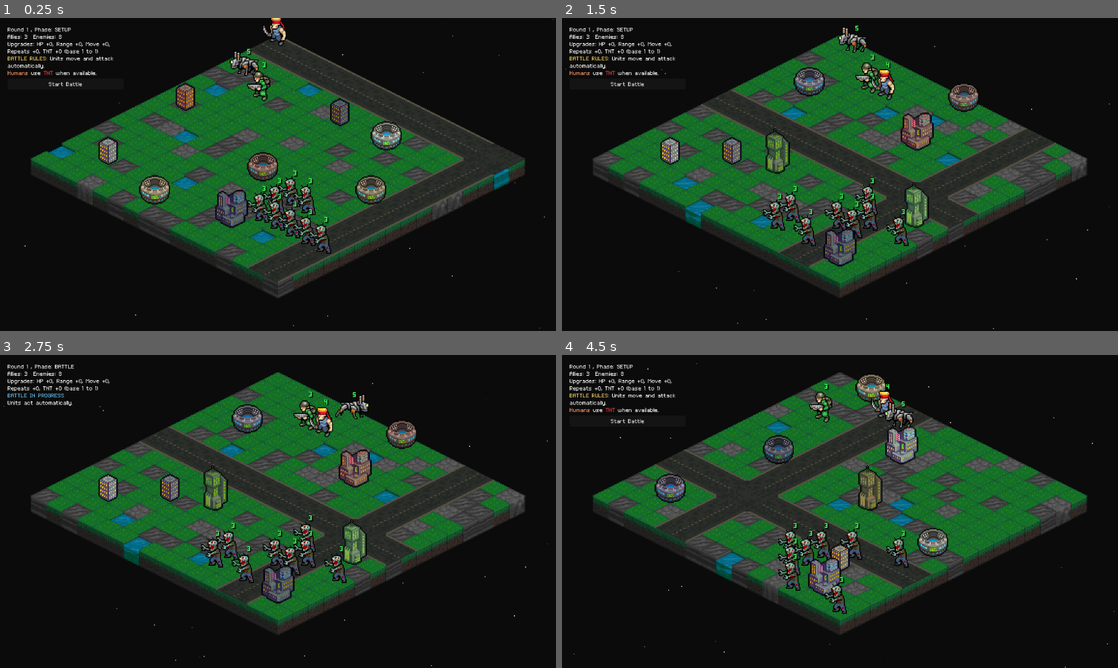
Above: before the commit, frames 1-4 (two rows, left to right).
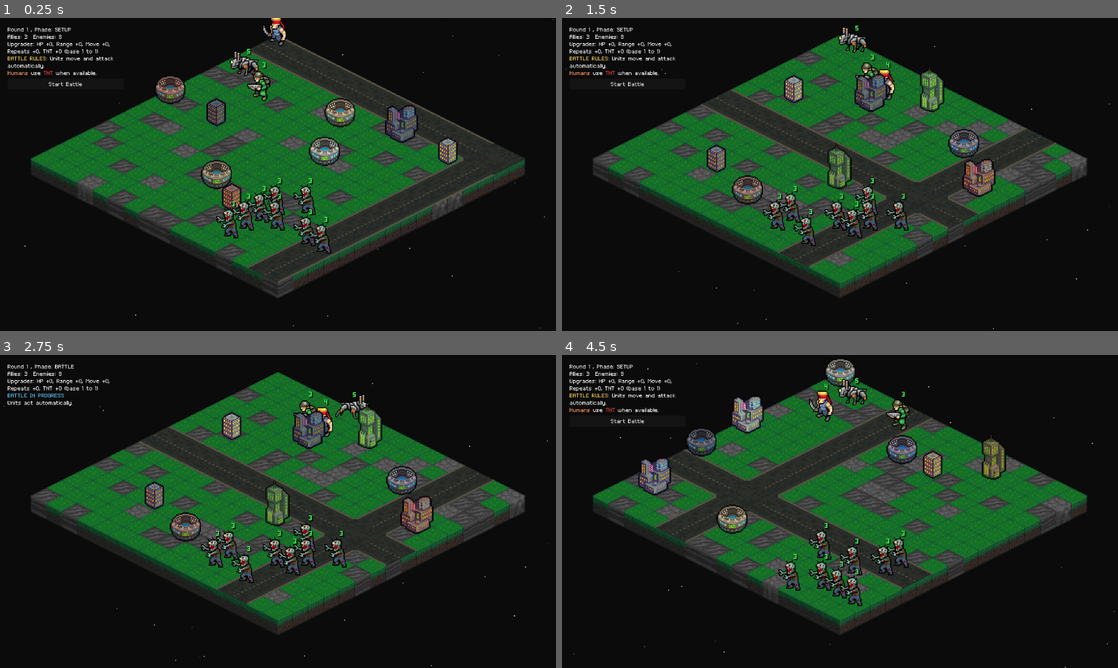
Above: after the commit, the same moments.

Repository: Tekknobot/MEKIII
Game: Godot game, scene res://scenes/Game.tscn
Two runs of this game, one before a commit and one after it. Both use one fixed random seed, a clock stepped at 60 frames per second and the inputs below.
Inputs (mouse positions are in pixels of both pictures, inside the frame that each line leads up to):
- Up to frame 1 (0.25 s): no input
- Up to frame 2 (1.5 s): click "Start Battle" at 0.5 s; tap Enter at 1.25 s; move the mouse to (962, 158) at 1.27 s; tap R at 1.35 s
- Up to frame 3 (2.75 s): click "Start Battle" at 2 s
- Up to frame 4 (4.5 s): move the mouse to (728, 527) at 2.77 s; tap R at 2.85, 4.35 s; click "Start Battle" at 3.5 s; move the mouse to (895, 442) at 4.27 s

The runs differ from the first frame. In frame 1, 6.5% of the frame differs, in the area x 8-92%, y 18-72%; in frame 2, 7.6%; in frame 3, 7.6%; in frame 4, 8.9%, in the area x 13-80%, y 1-83%.

Commit message:
Prevent water tiles.

Diff:
--- a/scenes/Game.tscn
+++ b/scenes/Game.tscn
@@ -249,6 +249,8 @@
 
 [node name="Game" type="Node2D" groups=["GameMap"]]
 script = ExtResource("1_400sg")
+target_water = 0.0
+freeze_water_chance = 0.0
 mech_count = 1
 zombie_count = 8
 human_scene = ExtResource("2_s0nni")
--- a/scripts/game.gd
+++ b/scripts/game.gd
@@ -883,7 +883,7 @@
 		T_SNOW:
 			return (T_ICE if rng.randf() < 0.7 else T_GRASS)
 		T_ICE:
-			return (T_SNOW if rng.randf() < 0.7 else T_WATER) # note: you later add water anyway
+			return (T_SNOW if rng.randf() < 0.7 else T_DIRT) # note: you later add water anyway
 	return main
 
 
@@ -945,7 +945,7 @@
 				continue
 
 		var old = grid.terrain[c.x][c.y]
-		grid.terrain[c.x][c.y] = T_WATER
+		grid.terrain[c.x][c.y] = T_GRASS
 
 		if _is_walkable_still_connected():
 			placed += 1
@@ -2492,14 +2492,31 @@
 		boom.z_index = 10000
 		play_sfx_poly(sfx_explosion, to_pos, -2.0, 0.9, 1.1)
 
-	# ✅ Damage structures in splash radius too
+	# ✅ Damage structures in splash radius too (freed-safe)
 	var hit_cells := _splash_cells(target_cell, tnt_splash_radius)
 	for c in hit_cells:
-		if structure_by_cell.has(c):
-			var b := structure_by_cell[c] as Node2D
-			if b != null and is_instance_valid(b):
-				var hit_pos := terrain.to_global(terrain.map_to_local(c))
-				_damage_structure(b, _get_tnt_damage(), hit_pos)
+		if not structure_by_cell.has(c):
+			continue
+
+		var raw = structure_by_cell[c]  # DON'T cast yet
+
+		# raw can be null or a freed instance
+		if raw == null or not is_instance_valid(raw):
+			# clean stale references so this stops happening
+			structure_by_cell.erase(c)
+			structure_blocked.erase(c)
+			continue
+
+		var b := raw as Node2D
+		if b == null:
+			# not a Node2D somehow; also clean
+			structure_by_cell.erase(c)
+			structure_blocked.erase(c)
+			continue
+
+		var hit_pos := terrain.to_global(terrain.map_to_local(c))
+		_damage_structure(b, _get_tnt_damage(), hit_pos)
+
 
 	# Damage units in splash radius (grid distance)
 	var victims: Array[Unit] = []
